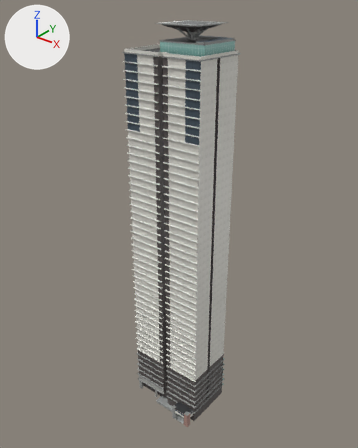
The FBX model cs2-kit/projects/exllu-103/output/import_test_flicker_nomull/HighriseTower103_L1_5x4/HighriseTower103_L1_5x4_LOD1.fbx, before and after one commit.
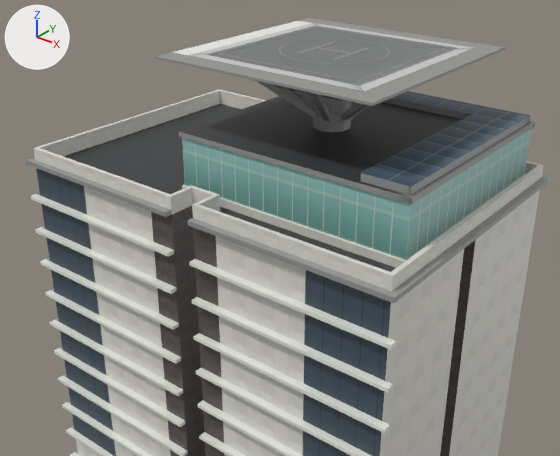
Each version is shown whole from a 50 mm lens placed at (108.6, -134.8, 170.5), pointed at (-1.3, 2.5, 85.4), then close up from a 50 mm lens placed at (34.1, -40.8, 171.1), pointed at (4.9, -4.4, 148.5). The axes (+X, +Y, +Z) are drawn at upper left. The lights are the same throughout. The first two pictures are the older version. Where no turn or scale is listed for an object, it has been applied to the vertices. Vertices at exactly the same position are counted once.

In view in the first close-up: 'HighriseTower103_L1_5x4_LOD1'.
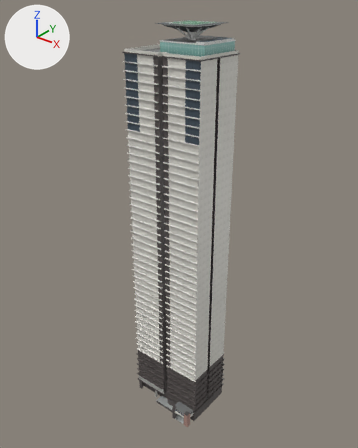
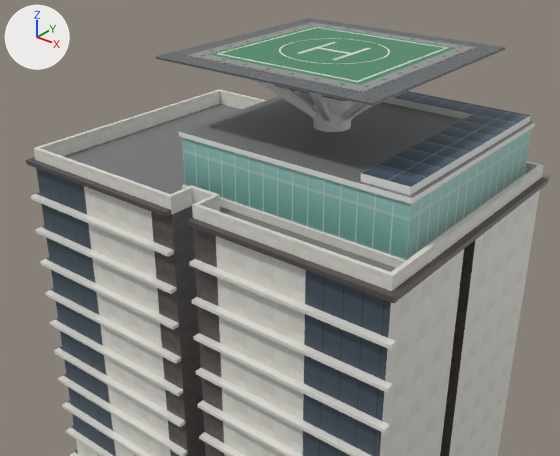
Where the change shows, as pixel boxes (x1, y1, x2, y2) in the close-ups (560 x 456 px):
part 1 of me_highrisetower103_l1_5x4_lod1, added: after (189, 23, 475, 91)
part 2 of me_highrisetower103_l1_5x4_lod1, surface changed: (26, 18, 551, 456) in both

What changed in the scene script:
```text
Change me_highrisetower103_l1_5x4_lod1:
    used by ob_highrisetower103_l1_5x4_lod1; location = (0.0, 0.0, 0.0)
    remove me_highrisetower103_l1_5x4_lod1.from_pydata(...)  # 9897 vertices, 8355 faces; spans x -17.0..17.0, y -13.0..13.0, z 0.0..159.0
    add me_highrisetower103_l1_5x4_lod1.from_pydata(...)  # 9953 vertices, 8383 faces; spans x -17.0..17.0, y -13.0..13.0, z 0.0..159.0
    me_highrisetower103_l1_5x4_lod1 part 1
    56 vertices are added at x -2.0..11.0, y -5.0..9.0, z 159.0
    28 new faces join them
    me_highrisetower103_l1_5x4_lod1 part 2: 2112 kept faces spanning x -17.0..17.0, y -13.0..13.0, z 0.0..159.0 get new texture (UV) coordinates
```
